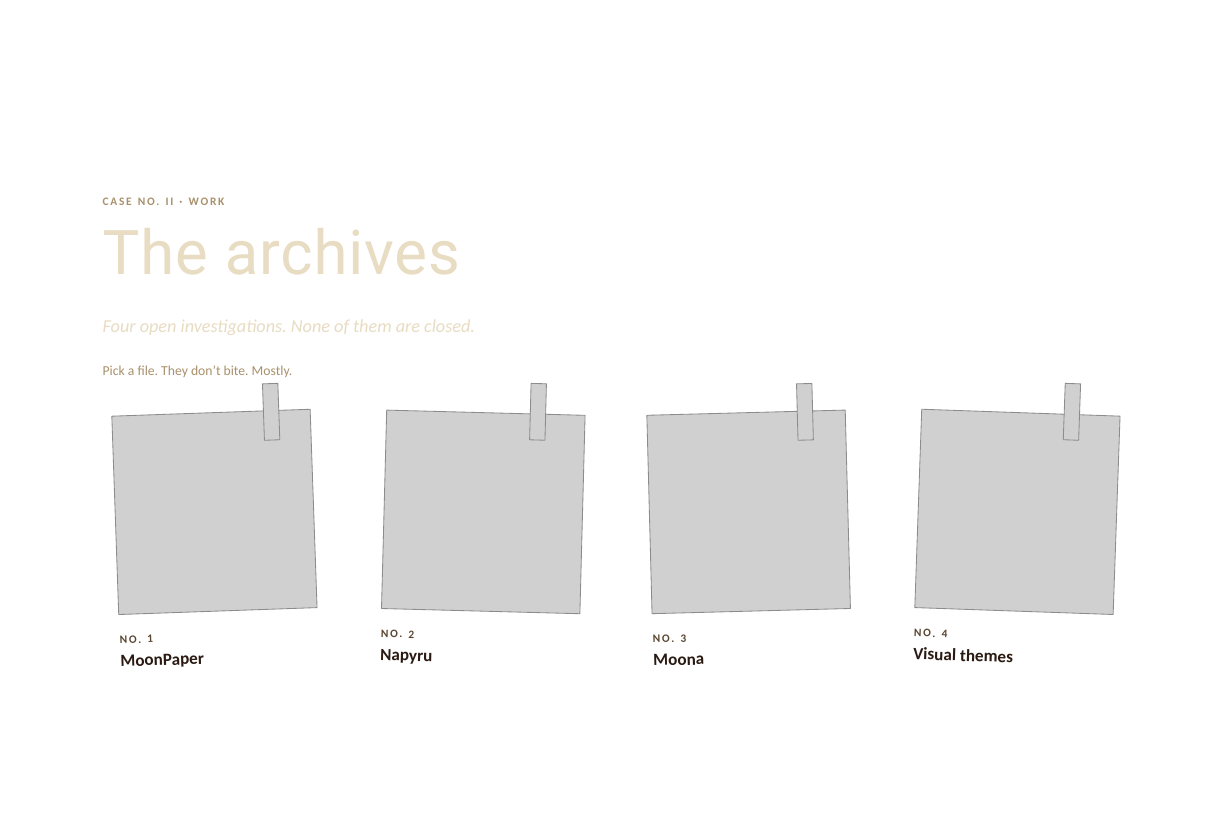
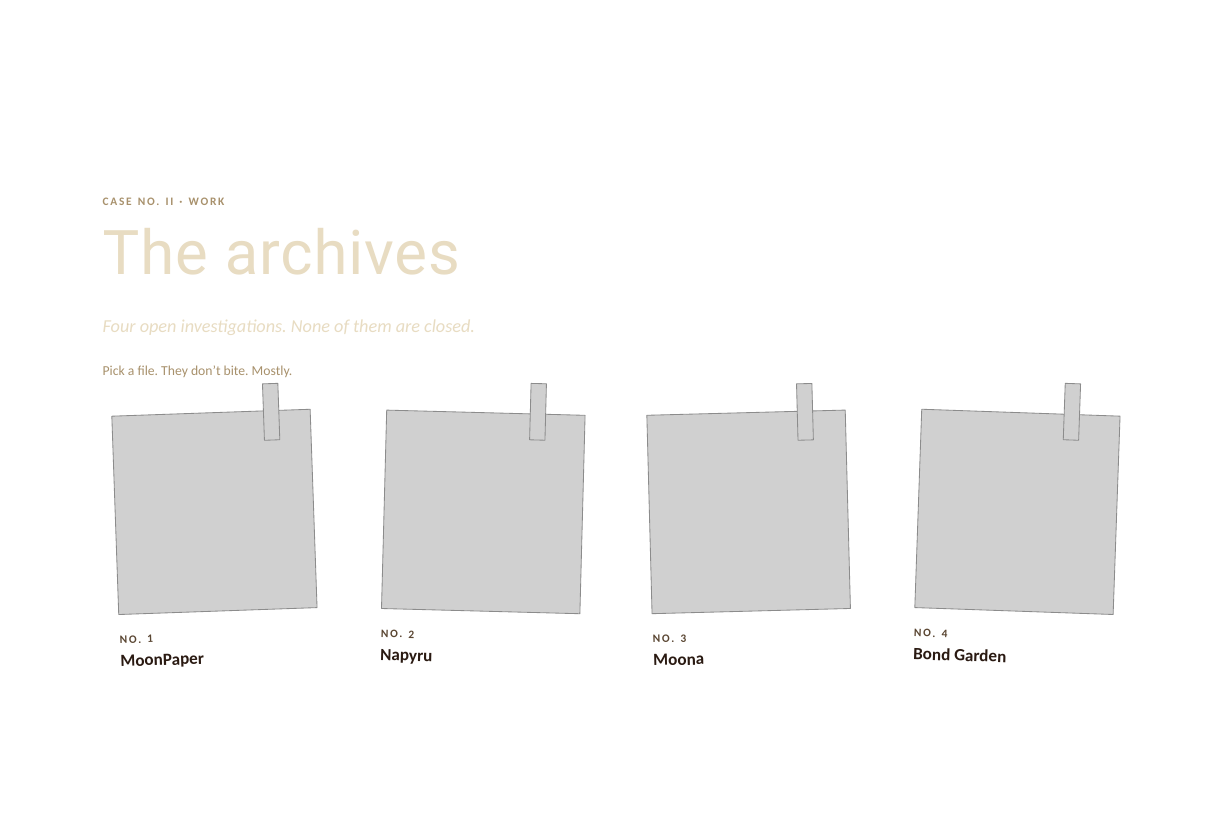
Before and after one commit to frostmoon-dev/shiru-site, a slide deck: slide 1 of design/canva/03-archives.pptx. Drawn at 1232x824 pixels with LibreOffice and Linux fonts; fonts in the diff are those of the drawing; grey boxes stand for pictures; background and template pictures are left out. Boxes give left, top, right and bottom in pixels: in the first picture for what was removed or moved away, otherwise in the second. Text is boxed around its words. In the diff, an @@ line names an element or a change of style, - is before the commit and + after.

```diff
--- a/design/canva/03-archives.pptx
+++ b/design/canva/03-archives.pptx
@@ text at <box>913,648,1006,663</box>: text changed @@
-Visual themes
+Bond Garden
```
Also in this commit, not shown: 19 other files.
